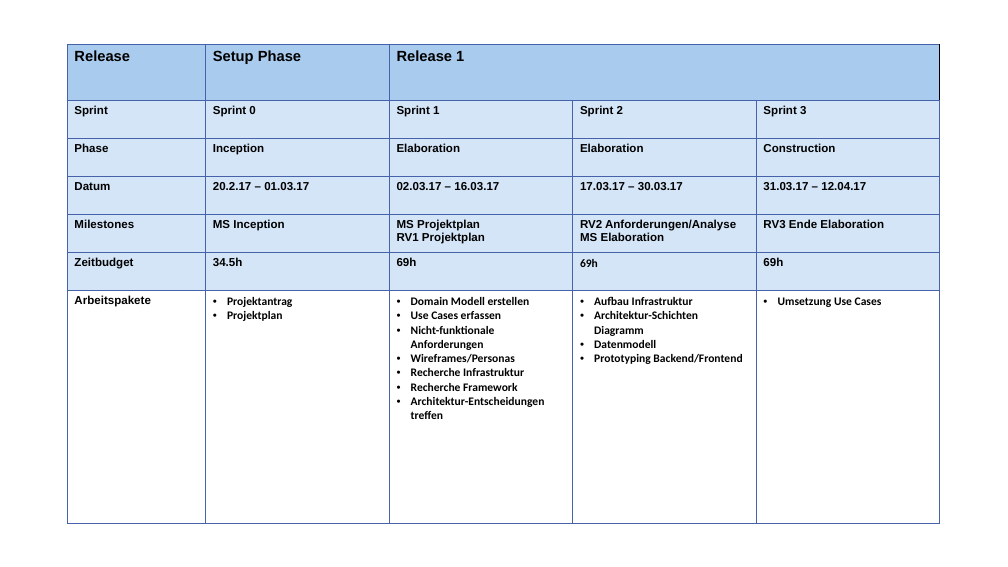
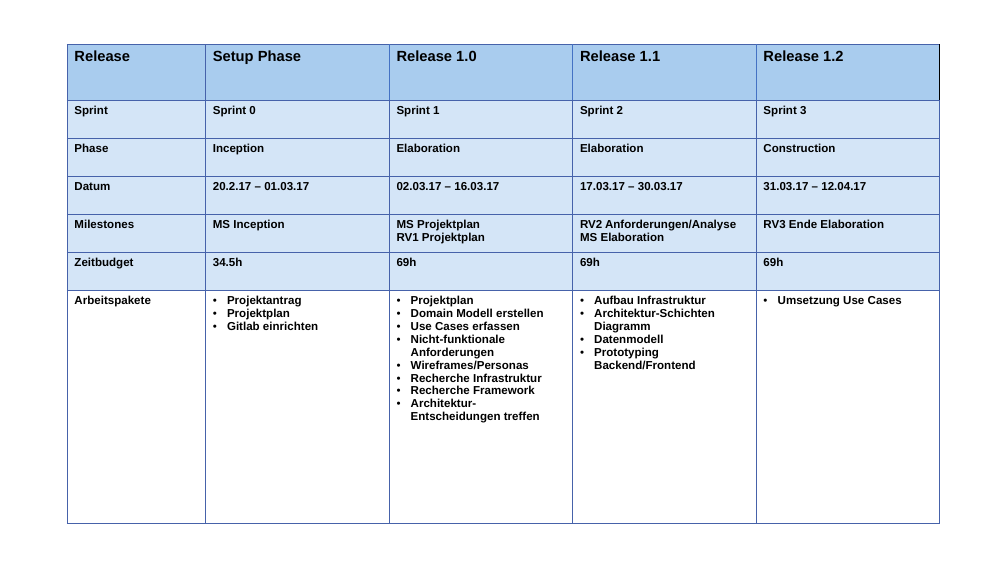
Before and after one commit to Examibur/examibur, a slide deck: slide 3 of docs/projektplan/Planung.pptx (slide 2 before the commit). Drawn at 1008x567 pixels with LibreOffice and Linux fonts; fonts in the diff are those of the drawing. Boxes give left, top, right and bottom in pixels: in the first picture for what was removed or moved away, otherwise in the second. Text is boxed around its words. In the diff, an @@ line names an element or a change of style, - is before the commit and + after.

```diff
--- a/docs/projektplan/Planung.pptx
+++ b/docs/projektplan/Planung.pptx
@@ table at [67,45,941,523] @@
-row 1: Release | Setup Phase | Release 1 |  | 
+row 1: Release | Setup Phase | Release 1.0 | Release 1.1 | Release 1.2
-row 7, column 2: Projektantrag / Projektplan
+row 7, column 2: Projektantrag / Projektplan / Gitlab einrichten
-row 7, column 3: Domain Modell erstellen / Use Cases erfassen / Nicht-funktionale Anforderungen / Wireframes/Personas / Recherche Infrastruktur / Recherche Framework / Architektur-Entscheidungen treffen
+row 7, column 3: Projektplan / Domain Modell erstellen / Use Cases erfassen / Nicht-funktionale Anforderungen / Wireframes/Personas / Recherche Infrastruktur / Recherche Framework / Architektur-Entscheidungen treffen
@@ font Calibri to Arial in "69h", "Aufbau Infrastruktur", "Architektur-Schichten Diagramm", "Datenmodell" and 2 more places @@
@@ borders changed @@
```
Also in this commit, not shown: 2 other slides changed, 1 slide added.
